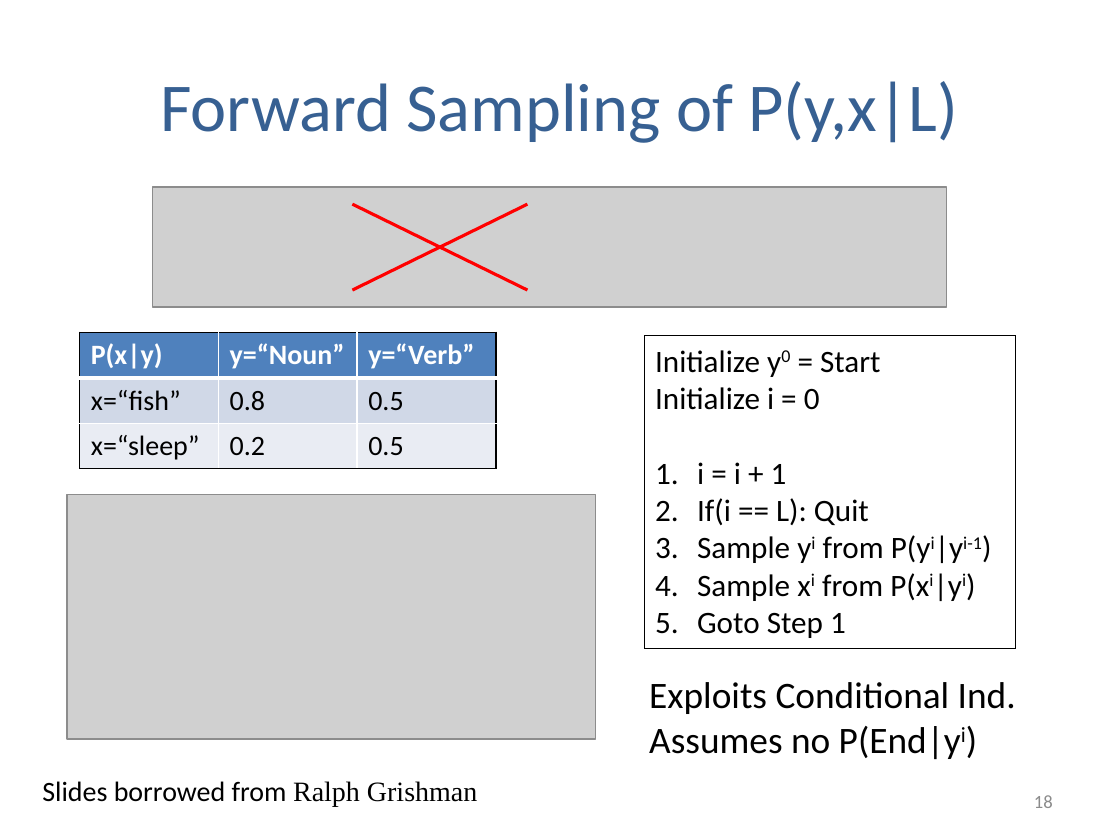
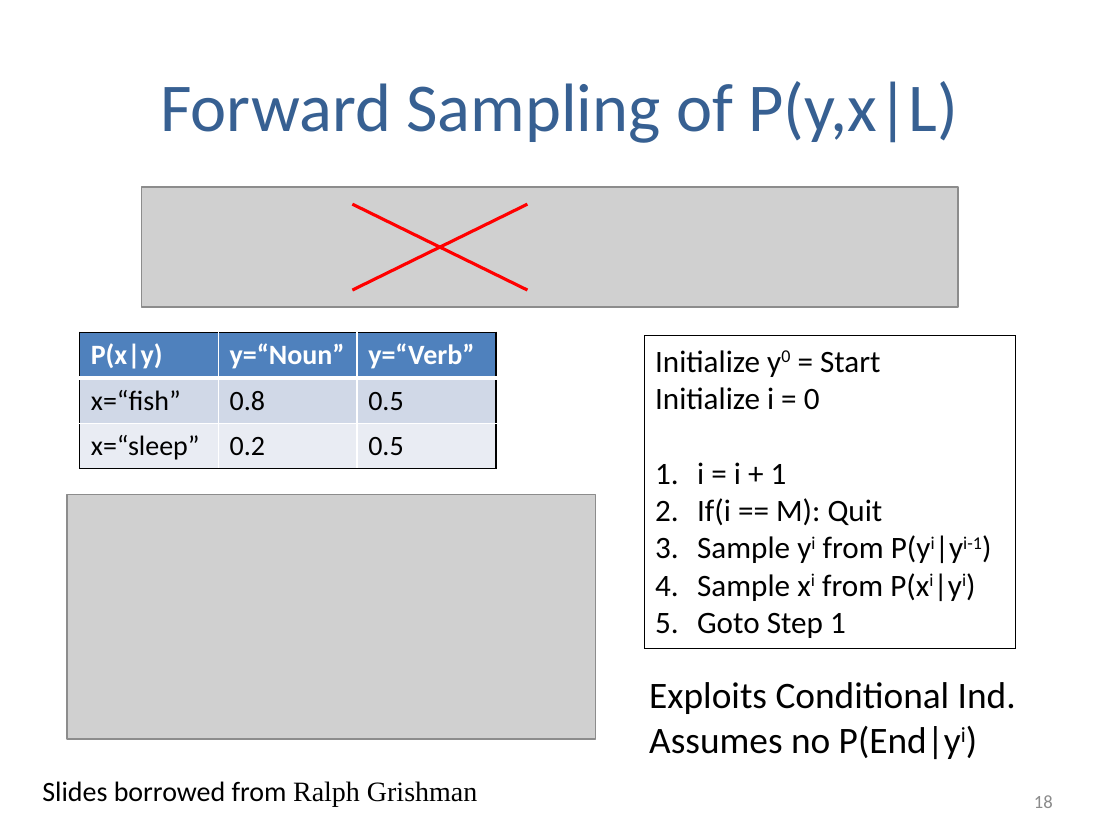
Before and after one commit to arcticmatt/CS155, a slide deck: slide 18 of lectures/slides/lec05.pptx. Drawn at 1120x840 pixels with LibreOffice and Linux fonts; fonts in the diff are those of the drawing; grey boxes stand for pictures. Boxes give left, top, right and bottom in pixels: in the first picture for what was removed or moved away, otherwise in the second. Text is boxed around its words. In the diff, an @@ line names an element or a change of style, - is before the commit and + after.

```diff
--- a/lectures/slides/lec05.pptx
+++ b/lectures/slides/lec05.pptx
@@ picture: place and size @@
-picture at bbox=[152, 187, 946, 307]
+picture at bbox=[141, 187, 958, 307]
@@ text in rectangle at bbox=[697, 498, 883, 525]: text changed @@
-2. If(i == L): Quit
+2. If(i == M): Quit
```
Also in this commit, not shown: 27 other slides changed, 28 other files.
